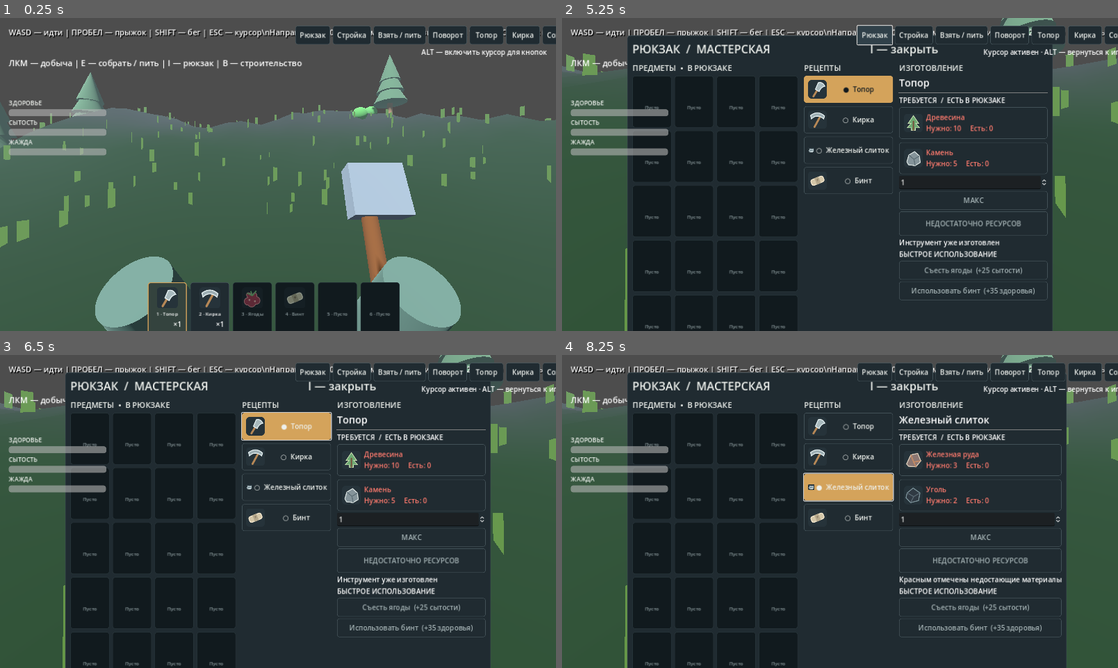
Above: before the commit, frames 1-4 (two rows, left to right).
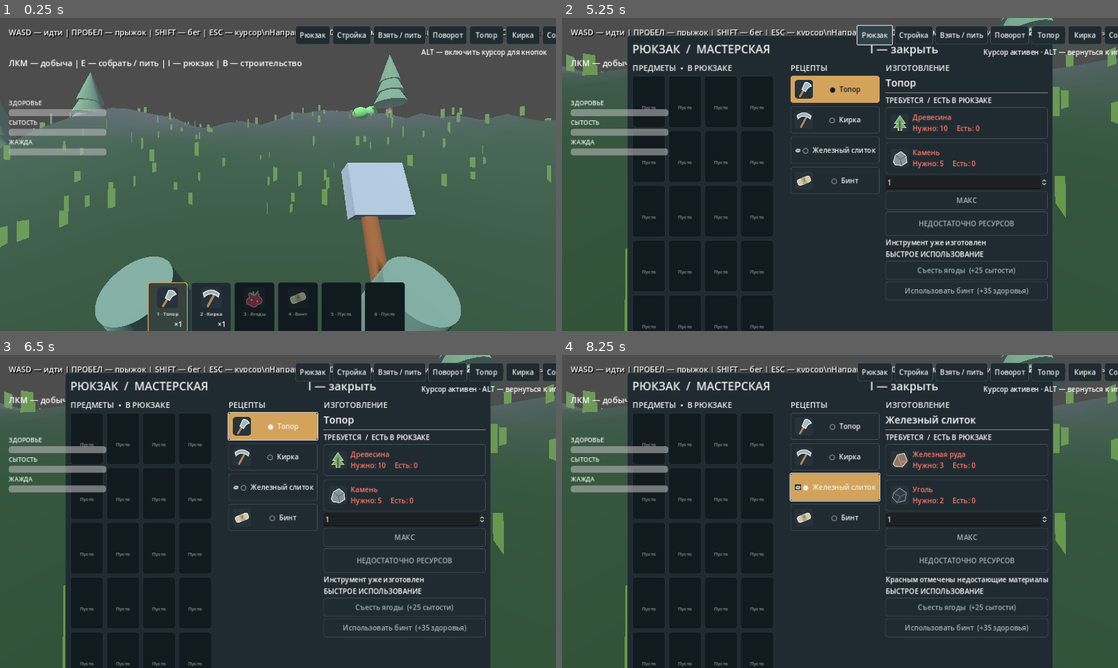
Above: after the commit, the same moments.

Repository: noval000/survival
Game: Godot game, scene res://scenes/Main.tscn
Two runs of this game, one before a commit and one after it. Both use one fixed random seed, a clock stepped at 60 frames per second and the inputs below.
Inputs (mouse positions are in pixels of both pictures, inside the frame that each line leads up to):
- Up to frame 1 (0.25 s): no input
- Up to frame 2 (5.25 s): tap Enter at 0.5 s; move the mouse to (867, 174) at 0.52 s; hold Shift (sprint) 0.53-1.28 s; hold W (move_forward) 0.53-2.75 s; click (867, 174) at 0.67 s; tap Space (jump) at 0.77, 1.52 s; move the mouse to (812, 174) at 1.27 s; tap E at 1.35 s; move the mouse to (851, 168) at 2.02 s; tap Alt at 2.1 s; drag from (728, 309) to (673, 127) at 2.77 s; drag from (773, 309) to (867, 174) at 3.52 s; drag from (812, 309) to (756, 96) at 4.27 s; click "Рюкзак" at 5 s
- Up to frame 3 (6.5 s): click "● Топор" at 5.75 s
- Up to frame 4 (8.25 s): click "○ Кирка" at 6.5 s; click "○ Топор" at 7.25 s; click "○ Железный слиток" at 8 s

The runs differ from the first frame. In frame 1, 1.3% of the frame differs, in the area x 28-73%, y 84-100%; in frame 2, 5.1%; in frame 3, 5.1%; in frame 4, 7.6%, in the area x 14-91%, y 6-100%.

Commit message:
Preserve slot sizes configured by inventory and chest interfaces

Diff:
--- a/godot/scripts/InventorySlot.gd
+++ b/godot/scripts/InventorySlot.gd
@@ -17,7 +17,8 @@
 const ICON_DIR := "res://assets/icons/"
 
 func _ready() -> void:
-    custom_minimum_size = Vector2(90, 94)
+    if custom_minimum_size == Vector2.ZERO:
+        custom_minimum_size = Vector2(90, 94)
     mouse_filter = Control.MOUSE_FILTER_STOP
     add_theme_stylebox_override("panel", UI.panel_style())
     var stack := VBoxContainer.new()
